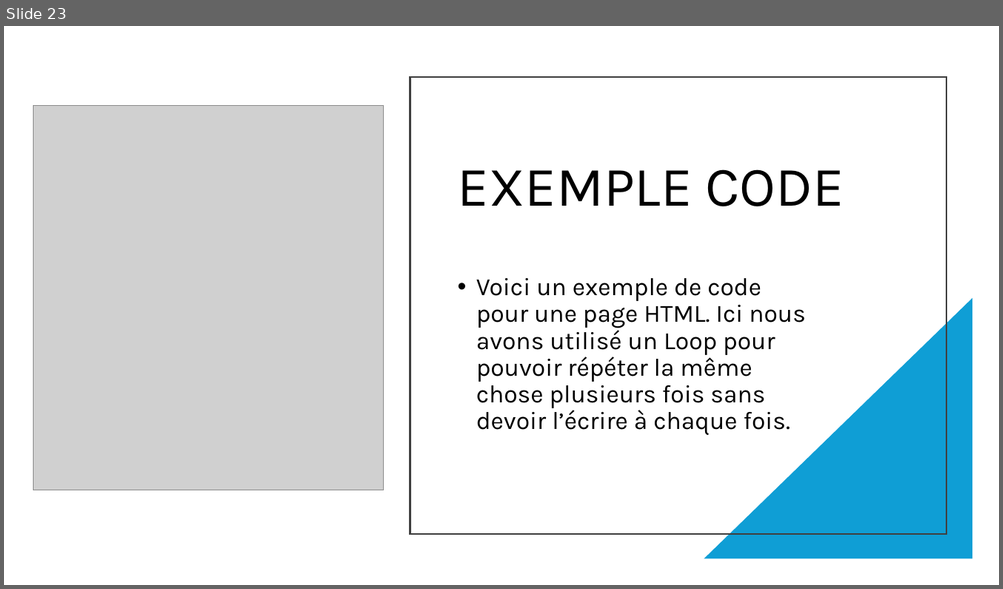
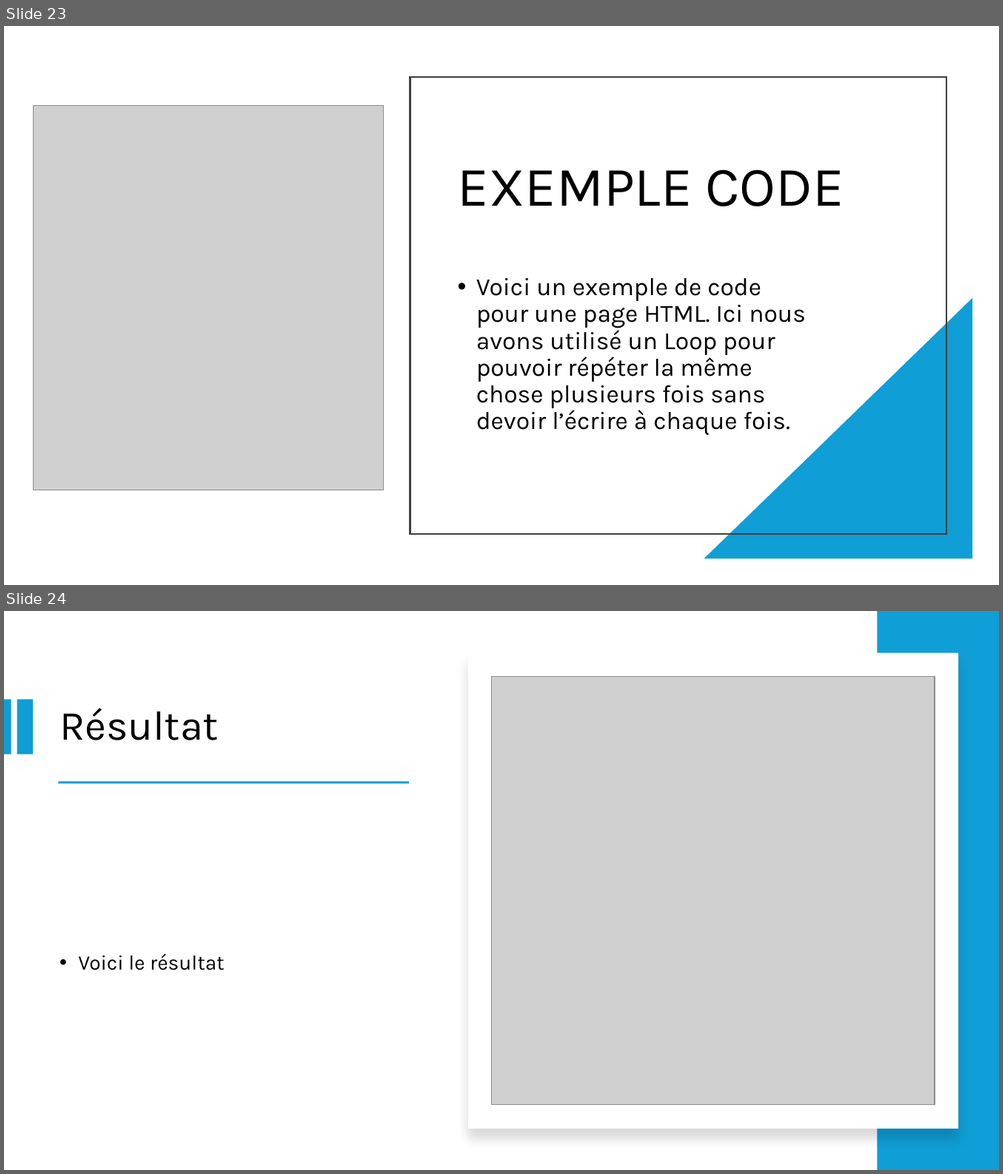
Before and after one commit to HugoSiriphong/TPSecurity, a slide deck: TP PROJET SCRUMDevSecOps.pptx. Shown one above the other, each under a label of ours: slide 23 before the commit, slides 23 and 24 after it. The pictures are 1003x589 and 1003x1174 pixels, drawn with LibreOffice and Linux fonts; fonts in the diff are those of the drawing; grey boxes stand for pictures. Boxes give left, top, right and bottom in pixels: in the first picture for what was removed or moved away, otherwise in the second. Text is boxed around its words. In the diff, an @@ line names an element or a change of style, - is before the commit and + after.

```diff
--- a/TP PROJET SCRUMDevSecOps.pptx
+++ b/TP PROJET SCRUMDevSecOps.pptx
@@ slide 24 added at [4, 611, 999, 1170], background #FFFFFF @@
@@ rectangle added at [877, 611, 999, 1170], fill #0F9ED5 @@
@@ rectangle added at [468, 652, 959, 1129], fill #FFFFFF @@
@@ picture added at [492, 676, 934, 1105] @@
@@ rectangle added at [4, 699, 11, 755], fill #0F9ED5 @@
@@ rectangle added at [17, 699, 32, 755], fill #0F9ED5 @@
@@ title added at [60, 708, 219, 741], 40 pt, text #000000 @@
+Résultat
@@ rectangle added at [59, 782, 409, 784], fill #0F9ED5 @@
@@ text added at [78, 954, 225, 971], 20 pt, text #000000 @@
+• Voici le résultat
```
Also in this commit, not shown: 1 slide changed, 2 other slides added.
